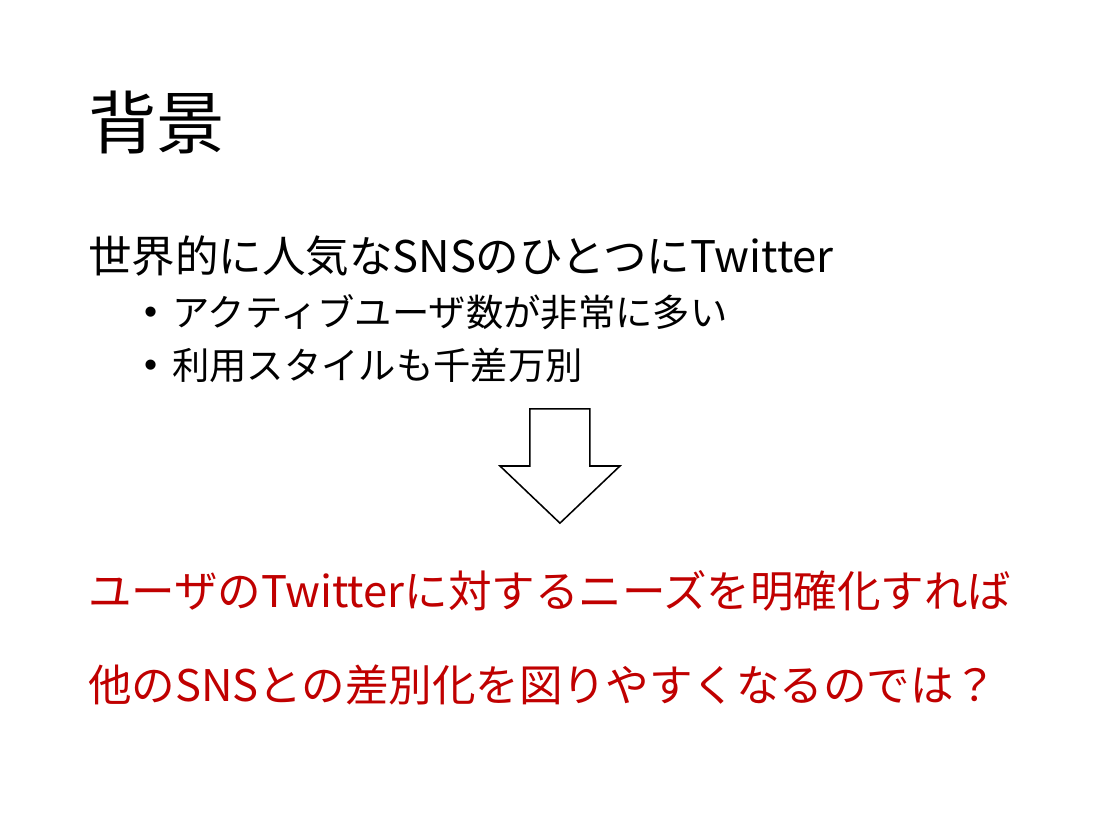
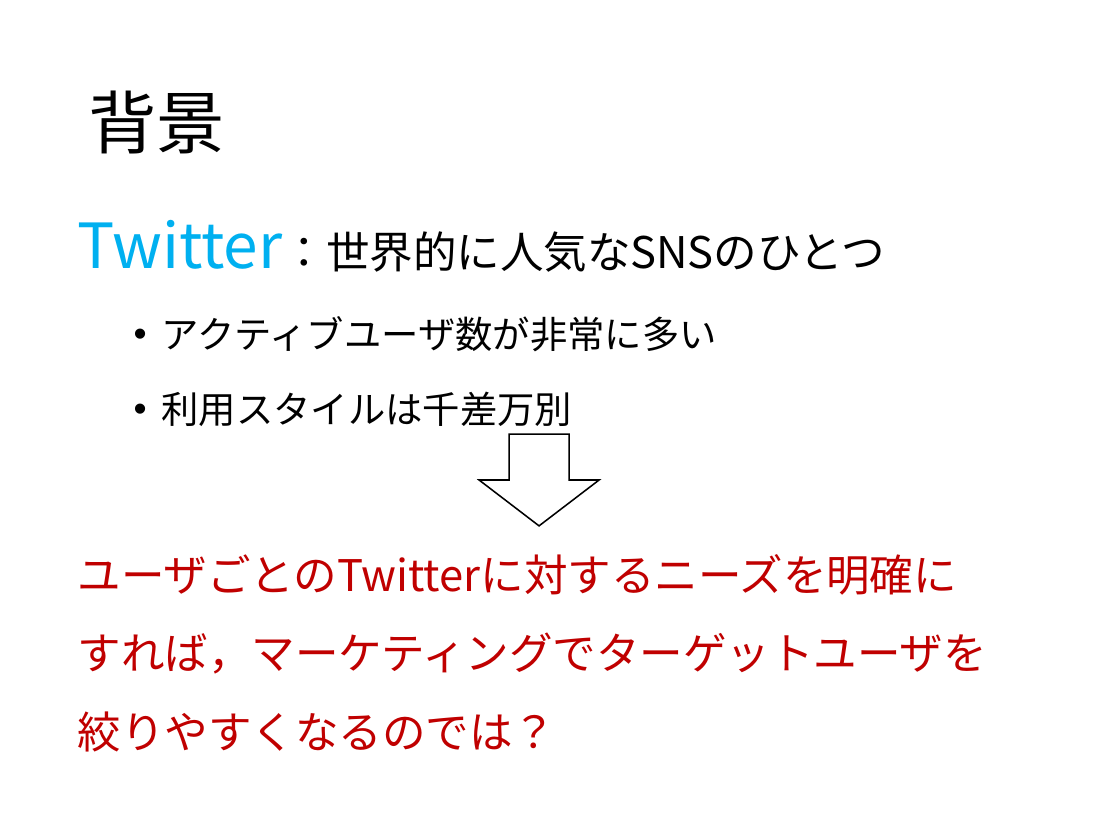
Before and after one commit to keimatsui/kadai, a slide deck: slide 2 of 卒業論文/2014/吉野聡志/最終発表/最終発表スライド.pptx. Drawn at 1120x840 pixels with LibreOffice and Linux fonts; fonts in the diff are those of the drawing. Boxes give left, top, right and bottom in pixels: in the first picture for what was removed or moved away, otherwise in the second. Text is boxed around its words. In the diff, an @@ line names an element or a change of style, - is before the commit and + after.

```diff
--- a/卒業論文/2014/吉野聡志/最終発表/最終発表スライド.pptx
+++ b/卒業論文/2014/吉野聡志/最終発表/最終発表スライド.pptx
@@ text "Twitter：世界的に人気なSNSのひとつ": place and size @@
-text "Twitter：世界的に人気なSNSのひとつ" at [88,235,1011,705]
+text "Twitter：世界的に人気なSNSのひとつ" at [78,219,987,752]
@@ text at [78,219,885,272]: text changed @@
-世界的に人気なSNSのひとつにTwitter
+Twitter：世界的に人気なSNSのひとつ
@@ text at [162,316,717,351]: line spacing 1 to 1.5 @@
@@ text at [78,391,987,752]: text changed @@
-  • 利用スタイルも千差万別
-ユーザのTwitterに対するニーズを明確化すれば
-他のSNSとの差別化を図りやすくなるのでは？
+  • 利用スタイルは千差万別
+ユーザごとのTwitterに対するニーズを明確に すれば，マーケティングでターゲットユーザを 絞りやすくなるのでは？
@@ down arrow: place and size @@
-down arrow at [500,409,619,523]
+down arrow at [479,435,599,526]
```
Also in this commit, not shown: 13 other slides changed, 3 slides added, 6 slides removed.
